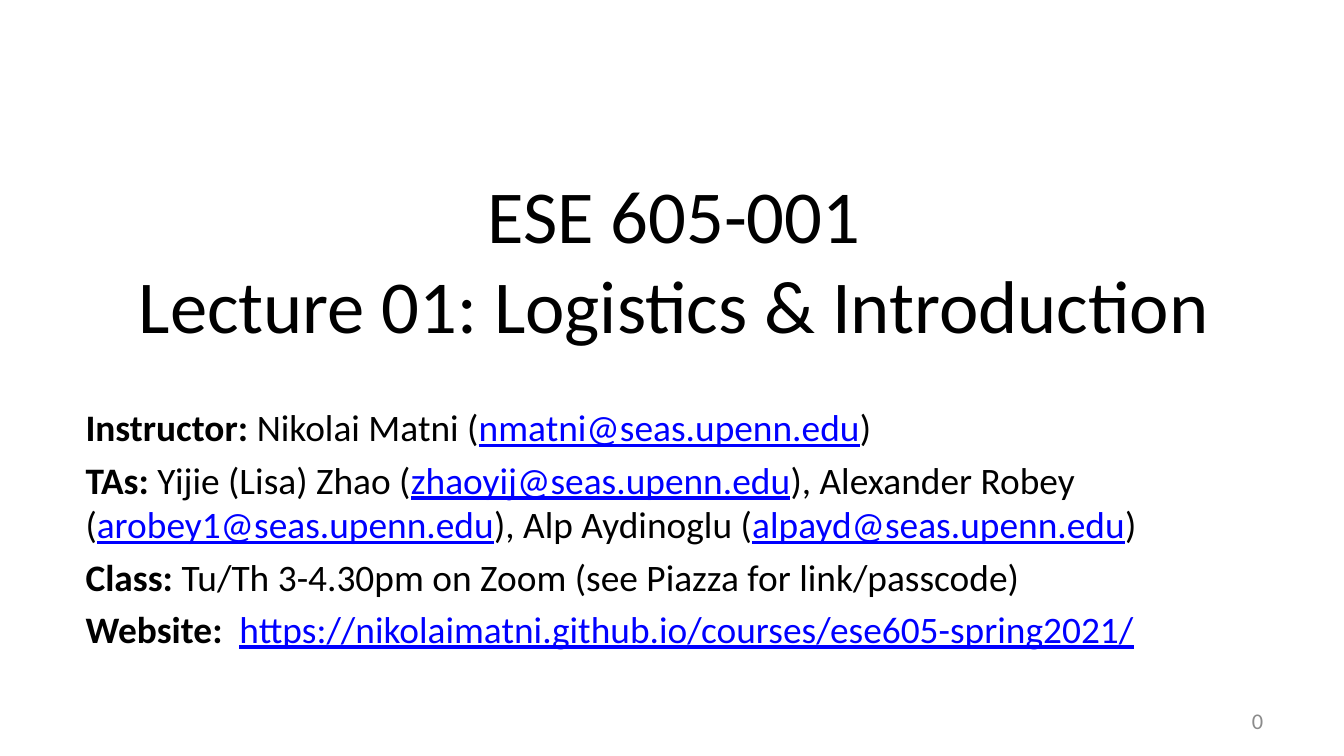
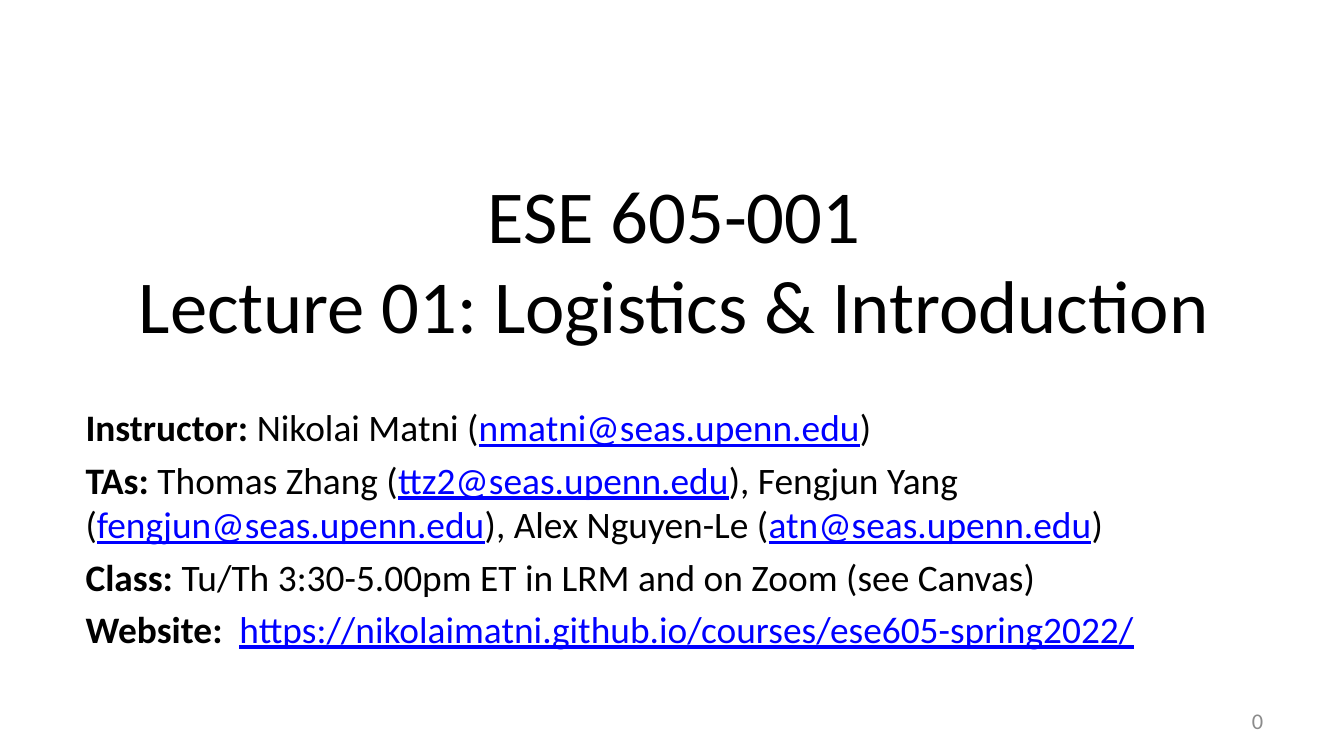
Before and after one commit to nikolaimatni/nikolaimatni.github.io, a slide deck: slide 1 of courses/ese605-spring2022/lecture-slides/logistics.pptx. Drawn at 1344x756 pixels with LibreOffice and Linux fonts; fonts in the diff are those of the drawing. Boxes give left, top, right and bottom in pixels: in the first picture for what was removed or moved away, otherwise in the second. Text is boxed around its words. In the diff, an @@ line names an element or a change of style, - is before the commit and + after.

Commit message:
logistics update

```diff
--- a/courses/ese605-spring2022/lecture-slides/logistics.pptx
+++ b/courses/ese605-spring2022/lecture-slides/logistics.pptx
@@ subtitle at [86,467,1133,650]: text changed @@
-TAs: Yijie (Lisa) Zhao (zhaoyij@seas.upenn.edu), Alexander Robey (arobey1@seas.upenn.edu), Alp Aydinoglu (alpayd@seas.upenn.edu)
-Class: Tu/Th 3-4.30pm on Zoom (see Piazza for link/passcode)
-Website: https://nikolaimatni.github.io/courses/ese605-spring2021/
+TAs: Thomas Zhang (ttz2@seas.upenn.edu), Fengjun Yang (fengjun@seas.upenn.edu), Alex Nguyen-Le (atn@seas.upenn.edu)
+Class: Tu/Th 3:30-5.00pm ET in LRM and on Zoom (see Canvas)
+Website: https://nikolaimatni.github.io/courses/ese605-spring2022/
```
Also in this commit, not shown: 2 other slides changed, 1 other file.
